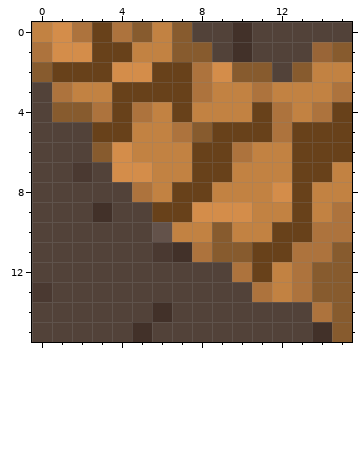
Two versions of one pixel-art sprite, defaultresources/global/images/tiles/Berg(U-L-Stone).png. Above is the file before it was changed.
The file is 16x16 pixels.
After:
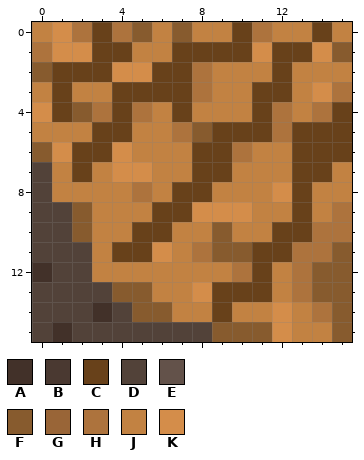
Palette (. is transparent): A #423129  B #4a3931  C #68411a  D #524239  E #63524a  F #875b2e  G #996537  H #ad733d  J #c28242  K #d48d4a
The author wrote: der berg gott
The exact change:
@@ x 0..15 @@
- 0 JKHCHFJFDDADDDDD
- 1 HKKCCJJFFDADDDGF
- 2 FCCCKKCCHKFFDFJJ
- 3 DHJJCCCCHJJHJJJH
- 4 DFFHCHJCJJJCHJHC
- 5 DDDCCJJHFCCCHCCC
- 6 DDDFKJJJCCHJJCCC
- 7 DDBDKKJJCCJJJCCJ
- 8 DDDDDHJCCJJJKCJJ
- 9 DDDADDCCKKKJJCJH
-10 DDDDDDEJJFJJCCHH
-11 DDDDDDBAHFFCCHHF
-12 DDDDDDDDDDHCJHFF
-13 BDDDDDDDDDDHJHFF
-14 DDDDDDADDDDDDDHF
-15 DDDDDADDDDDDDDAF
+ 0 JKHCHFJFJJCHJJCJ
+ 1 HKKCCJJCCCCKCCKF
+ 2 FCCCKKCCHJJJCJJJ
+ 3 JCJJCCCCHJJCCJKH
+ 4 KCFHCHJCJJJCHJHC
+ 5 JJJCCJJHFCCCHCCC
+ 6 FKCCKJJJCCHJJCCC
+ 7 DJCJKKJJCCJJJCCJ
+ 8 DJJJJHJCCJJJKCJJ
+ 9 DDFJJJCCKKKJJCJH
+10 DDFJJCCJJFJJCCHH
+11 DDDJCCKJHFFCCHHF
+12 ADDJJJJJJJHCJHFF
+13 DDDDFFJJKCCCJHFF
+14 DDDADFFJJCJJKJHF
+15 DADDDDDDDFFFKJJF
